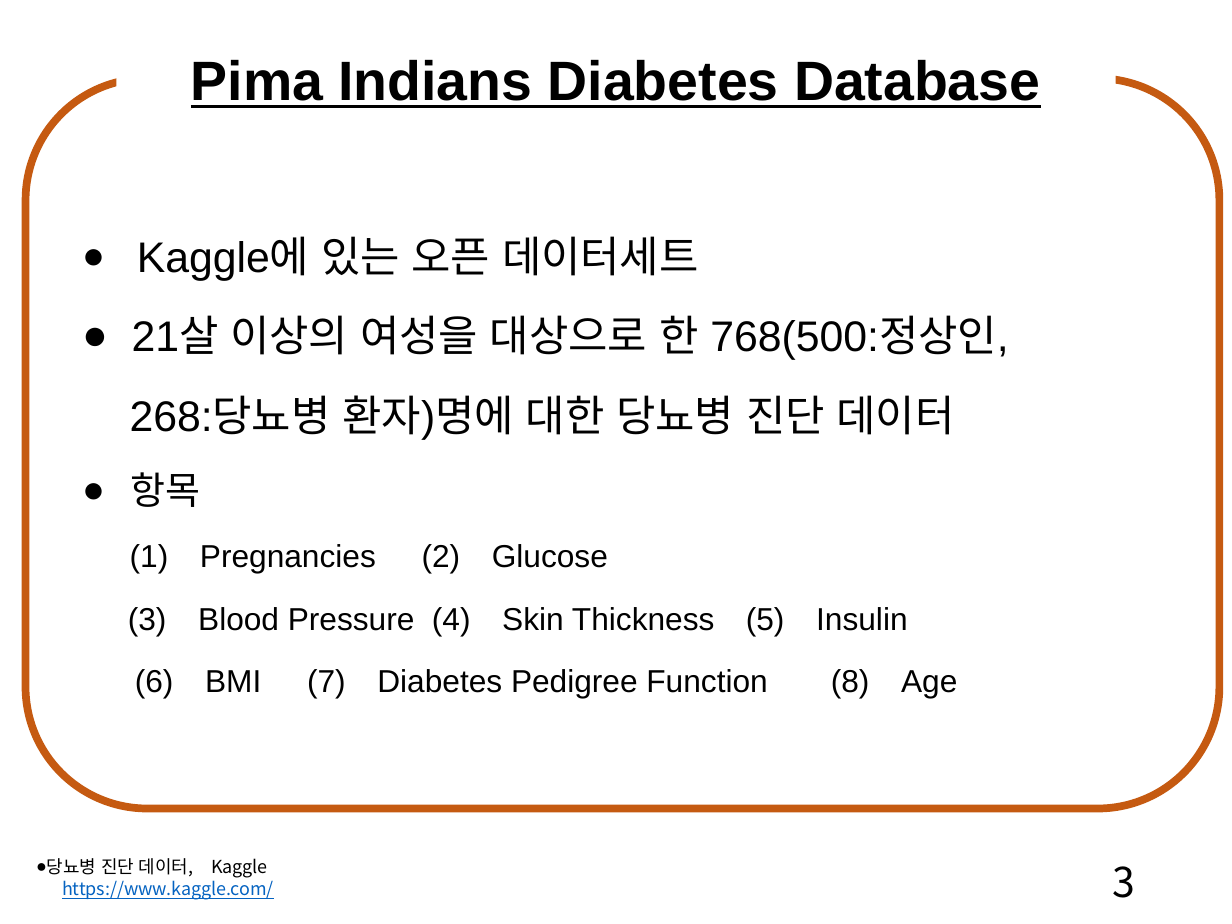
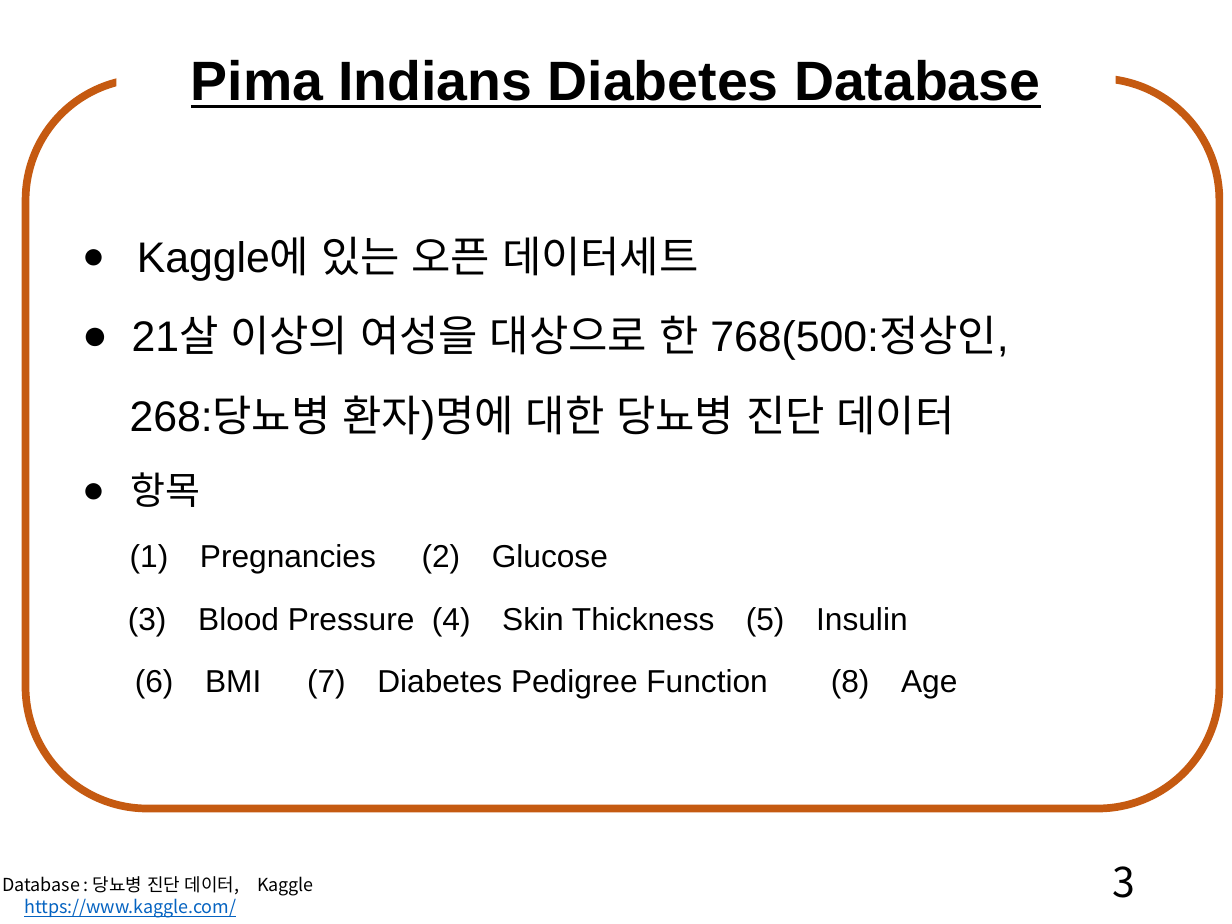
Before and after one commit to yeunkyung/projects, a slide deck: slide 3 of papers/Diabetes_Analysis_ppt_kor.pptx. Drawn at 1232x924 pixels with LibreOffice and Linux fonts; fonts in the diff are those of the drawing. Boxes give left, top, right and bottom in pixels: in the first picture for what was removed or moved away, otherwise in the second. Text is boxed around its words. In the diff, an @@ line names an element or a change of style, - is before the commit and + after.

```diff
--- a/papers/Diabetes_Analysis_ppt_kor.pptx
+++ b/papers/Diabetes_Analysis_ppt_kor.pptx
@@ text "Database : 당뇨병 진단 데이터, ...": place and size @@
-text "Database : 당뇨병 진단 데이터, ..." at <box>47,858,274,900</box>
+text "Database : 당뇨병 진단 데이터, ..." at <box>2,876,314,918</box>
@@ text at <box>2,876,314,896</box>: text changed @@
-● 당뇨병 진단 데이터, Kaggle
+Database : 당뇨병 진단 데이터, Kaggle
```
Also in this commit, not shown: 13 other slides changed, 1 other file.
